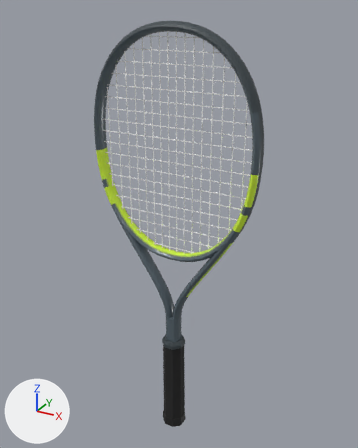
What one commit did to the glTF model assets/realistic/babolat-pure-aero-100.glb.
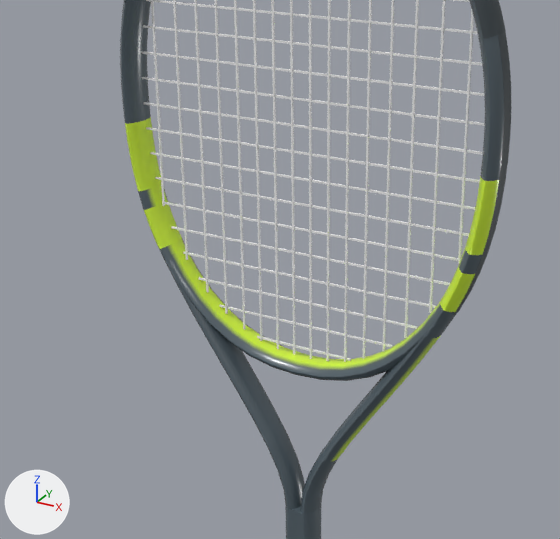
There are two pictures of each version: one whole from a camera (50 mm lens) standing at (0.345, -0.61, 0.703) and looking at (-0.002, 0.022, 0.388), one close up on the part from 12% to 80% of the width and 21% to 74% of the height. Lighting does not change. The marker at lower left points along +X, +Y and +Z. The last two pictures show the newer version. Where no turn or scale is listed for an object, it has been applied to the vertices. Vertices at exactly the same position are counted once.

The scene before the commit, as lines of its bpy script (objects in view):
```python
me_frame = bpy.data.meshes.new('frame')
me_frame.from_pydata(...)  # 1848 vertices, 3636 faces; spans x -0.136..0.136, y -0.013..0.013, z 0.178..0.686
me_frame.materials.append(mat_mat_frame)
me_strings_crosses = bpy.data.meshes.new('strings_crosses')
me_strings_crosses.from_pydata(...)  # 152 vertices, 152 faces; spans x -0.123..0.123, y 0.0..0.001, z 0.355..0.667
me_strings_crosses.materials.append(mat_mat_strings_crosses)  # white #f2f2f2
me_strings_mains = bpy.data.meshes.new('strings_mains')
me_strings_mains.from_pydata(...)  # 128 vertices, 128 faces; spans x -0.111..0.111, y -0.001..0.0, z 0.349..0.673
me_strings_mains.materials.append(mat_mat_strings_mains)  # white #f2f2f2
ob_frame = bpy.data.objects.new('frame', me_frame)
ob_frame.location = (0.0, 0.0, 0.0)
ob_strings_crosses = bpy.data.objects.new('strings_crosses', me_strings_crosses)
ob_strings_crosses.location = (0.0, 0.0, 0.0)
ob_strings_mains = bpy.data.objects.new('strings_mains', me_strings_mains)
ob_strings_mains.location = (0.0, 0.0, 0.0)
# also in view: 'grommets' at (0.0, 0.0, 0.494); 'bumper' at (0.0, 0.0, 0.633)
```
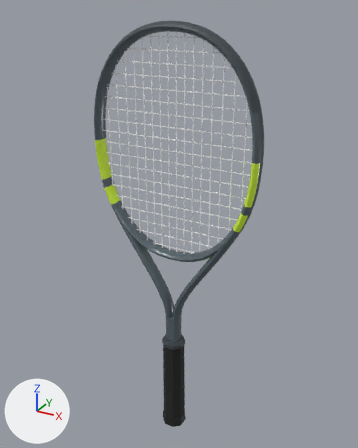
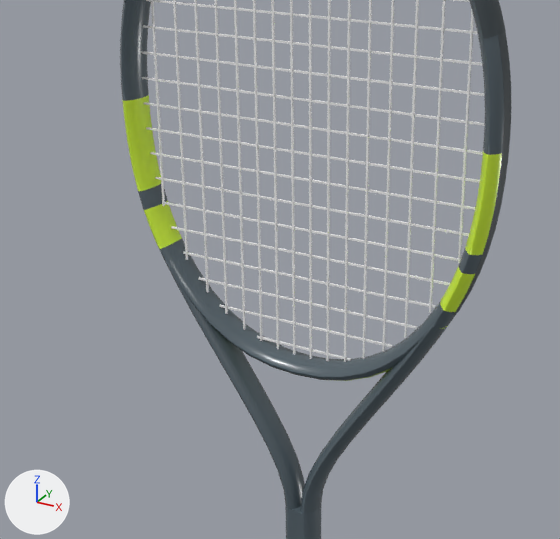
Pixel boxes [x1, y1, x2, y2] of what changed, in the close-ups (560 x 539 px; the box of a moved part takes in the faces that stretch with it):
part 1 of me_frame, moved or reshaped
    before: [125, 115, 153, 141]
    after: [121, 80, 149, 104]
part 2 of me_frame, moved or reshaped
    before: [422, 325, 448, 343]
    after: [422, 311, 448, 343]
part 3 of me_frame, moved or reshaped
    before: [478, 175, 499, 200]
    after: [483, 134, 503, 158]
part 4 of me_frame, recoloured
    both: [123, 98, 502, 447]

What changed in the scene script:
```text
Change me_frame:
    used by ob_frame; location = (0.0, 0.0, 0.0)
    remove me_frame.from_pydata(...)  # 1848 vertices, 3636 faces; spans x -0.136..0.136, y -0.013..0.013, z 0.178..0.686
    add me_frame.from_pydata(...)  # 1816 vertices, 3572 faces; spans x -0.136..0.136, y -0.013..0.013, z 0.178..0.686
    me_frame part 1: 3 vertices moved within x -0.135..-0.134, y -0.006..0.006, z 0.499; 16 vertices removed from x -0.135..-0.122, y -0.013..0.013, z 0.499; 16 vertices added at x -0.136..-0.123, y -0.013..0.013, z 0.515
    me_frame part 2: 12 vertices moved from x 0.09..0.101, y -0.012..0.012, z 0.389..0.395 to x 0.094..0.105, y -0.012..0.012, z 0.396..0.403; 5 vertices removed from x 0.092..0.096, y -0.012..0.012, z 0.392..0.402; 5 vertices added at x 0.096..0.1, y -0.012..0.012, z 0.399..0.402
    me_frame part 3: 16 vertices removed from x 0.122..0.135, y -0.013..0.013, z 0.499; 16 vertices added at x 0.123..0.136, y -0.013..0.013, z 0.515
    me_frame part 4: 457 kept faces spanning x -0.135..0.136, y -0.013..0.013, z 0.291..0.513 get new vertex colours
    other edits to the shape of me_frame do not show in these pictures
```
